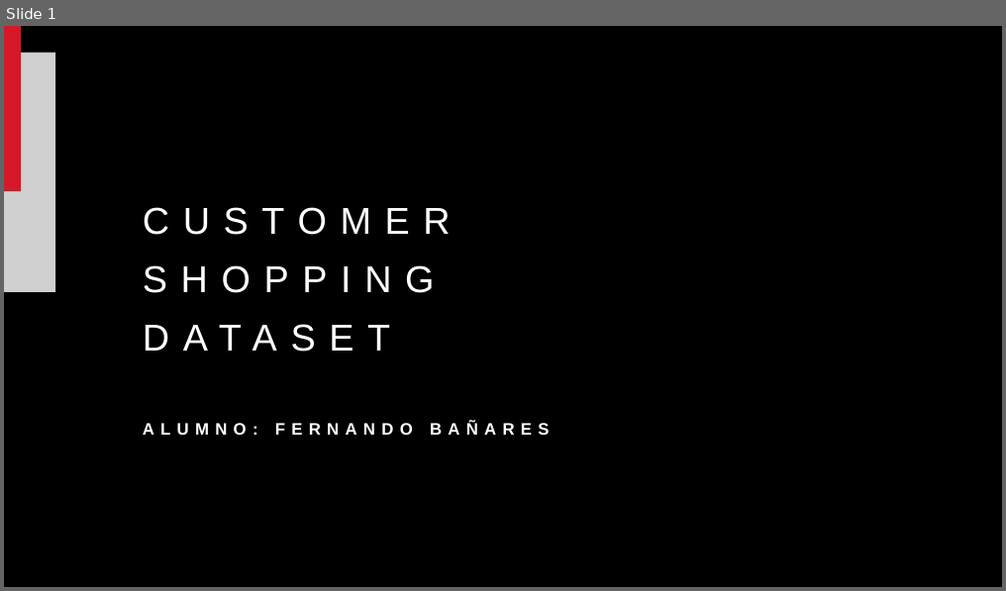
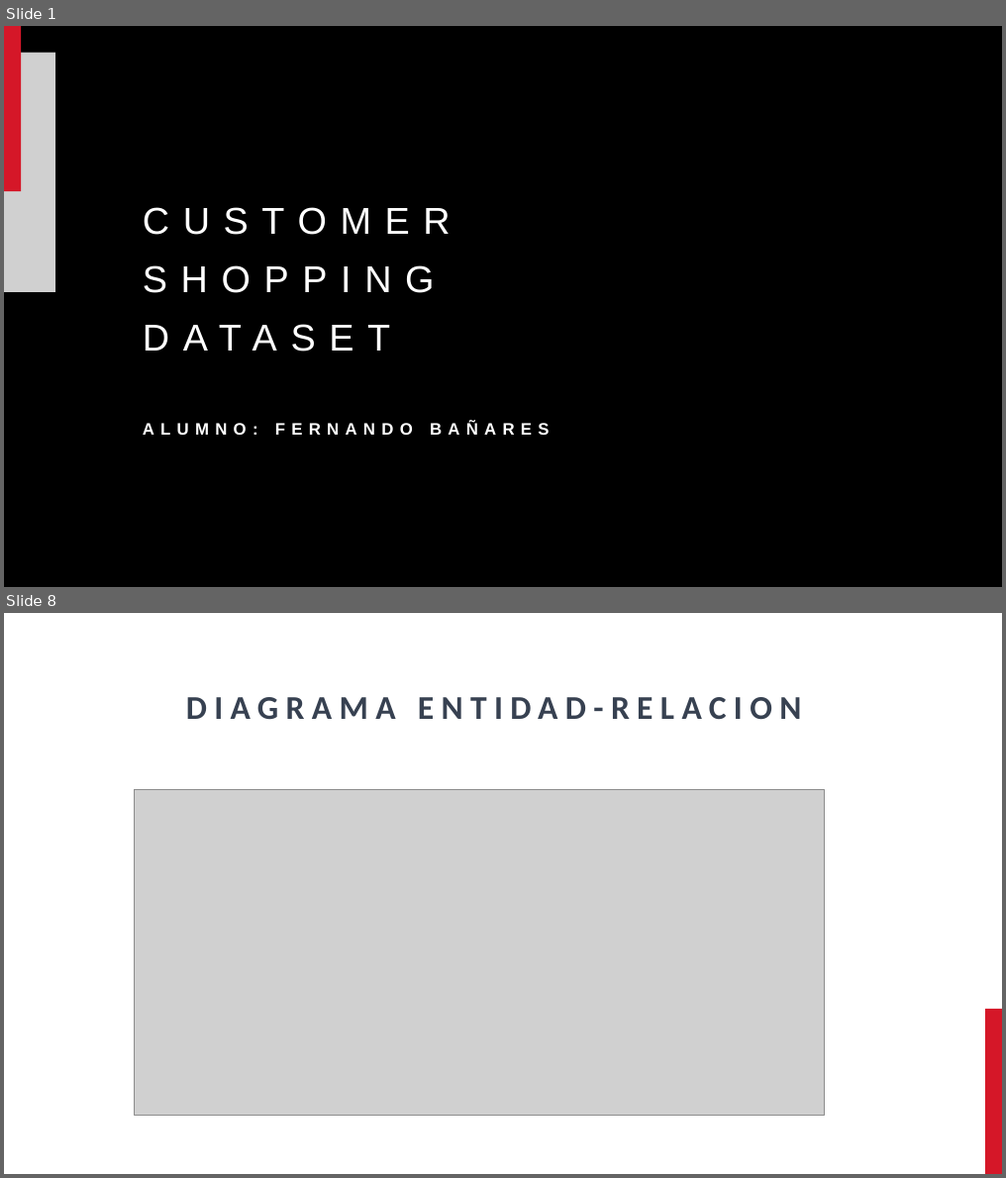
Before and after one commit to fernandobanares/Segunda-entrega-Data-Analytics-Fernando-Ba-ares, a slide deck: Customer Shopping dataset.pptx. Shown one above the other, each under a label of ours: slide 1 before the commit, slides 1 and 8 after it; the slides between them are not shown. The pictures are 1006x591 and 1006x1178 pixels, drawn with LibreOffice and Linux fonts; fonts in the diff are those of the drawing; grey boxes stand for pictures; background and template pictures are left out; a plain dark background stands for a picture behind light text. Boxes give left, top, right and bottom in pixels: in the first picture for what was removed or moved away, otherwise in the second. Text is boxed around its words. In the diff, an @@ line names an element or a change of style, - is before the commit and + after.

```diff
--- a/Customer Shopping dataset.pptx
+++ b/Customer Shopping dataset.pptx
@@ slide 8 added at <box>4,613,1002,1174</box>, background #FFFFFF @@
@@ title added at <box>186,697,802,720</box>, 32 pt, text #374151, bold @@
+DIAGRAMA ENTIDAD-RELACION
@@ picture added at <box>135,789,824,1115</box> @@
@@ rectangle added at <box>985,1009,1002,1174</box>, fill #D51728 @@
```
Also in this commit, not shown: 4 slides changed, 3 other slides added.
